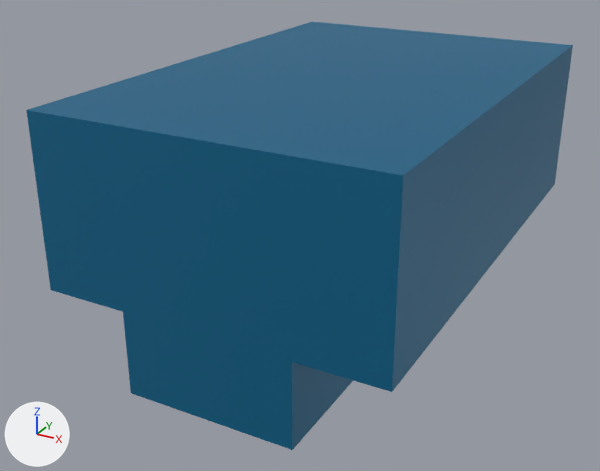
The glTF model Assets/Chaps/All/Chars/Char18/Parts/Char18-Pelvis.gltf, before and after one commit.
The view is the same before and after, from a camera (50 mm lens) standing at (10.24, -2.74, 10.17) and looking at (5.67, 5.57, 6.01). The lights are fixed; the arrows at lower left show +X, +Y and +Z. The picture after the commit comes second. Where no turn or scale is listed for an object, it has been applied to the vertices. Vertices at exactly the same position are counted once.

Script lines for the objects in view, before the commit:
```python
me_mesh_0 = bpy.data.meshes.new('Mesh_0')
me_mesh_0.from_pydata(...)  # 106 vertices, 208 faces; spans x 4.0..8.0, y 3.0..9.0, z 5.0..8.0
me_mesh_0.materials.append(mat_material_1)
ob_mesh_0 = bpy.data.objects.new('Mesh_0', me_mesh_0)
ob_mesh_0.location = (0.0, 0.0, 0.0)
```
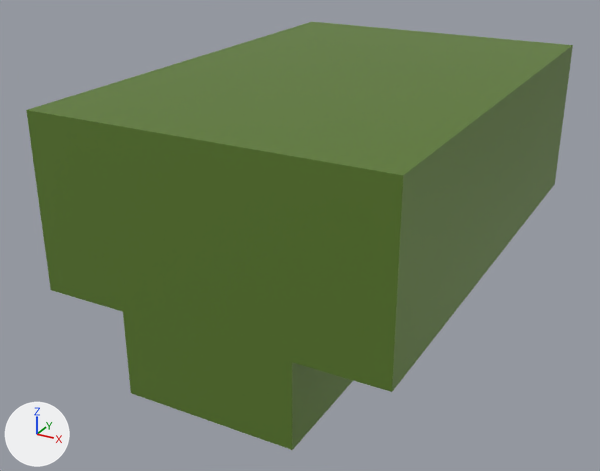
Edits to the bpy script that builds the scene:
```text
Change me_mesh_0:
    where me_mesh_0.from_pydata(...)  # 106 vertices, 208 faces; spans x 4.0..8.0, y 3.0..9.0, z 5.0..8.0
    used by ob_mesh_0; location = (0.0, 0.0, 0.0)
    me_mesh_0 part 1: 208 faces centred in x 4.0..8.0, y 3.0..9.0, z 5.0..8.0 are repainted in the vertex colours; the middle colour goes from cyan #00668d to green #628232
```

Changed parts and their boxes (x1, y1, x2, y2) in the pictures (600 x 471 px):
part 1 of me_mesh_0, recoloured (cyan to green): (26, 22, 573, 450) in both
